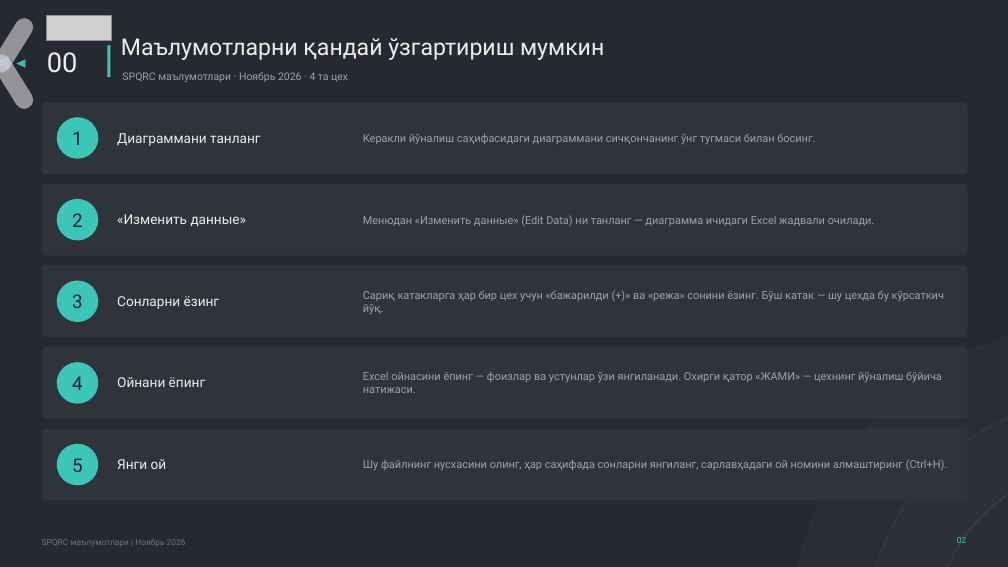
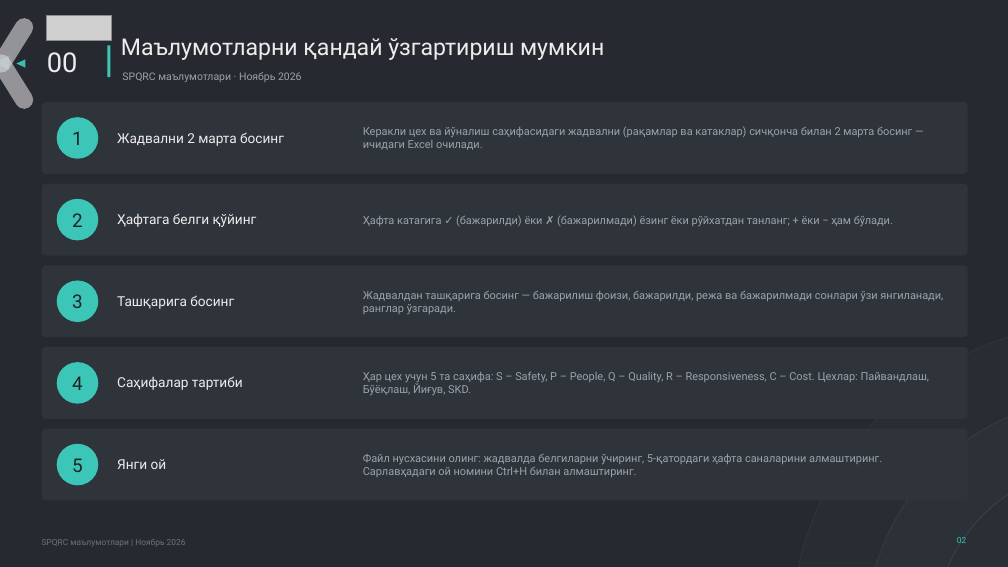
Before and after one commit to ula0740-ux/Loyha-, a slide deck: slide 2 of hisobot/spqrc/SPQRC_shablon.pptx. Drawn at 1008x567 pixels with LibreOffice and Linux fonts; fonts in the diff are those of the drawing; grey boxes stand for pictures. Boxes give left, top, right and bottom in pixels: in the first picture for what was removed or moved away, otherwise in the second. Text is boxed around its words. In the diff, an @@ line names an element or a change of style, - is before the commit and + after.

```diff
--- a/hisobot/spqrc/SPQRC_shablon.pptx
+++ b/hisobot/spqrc/SPQRC_shablon.pptx
@@ text at bbox=[122, 72, 302, 82]: text changed @@
-SPQRC маълумотлари · Ноябрь 2026 · 4 та цех
+SPQRC маълумотлари · Ноябрь 2026
@@ text at bbox=[117, 133, 284, 146]: text changed @@
-Диаграммани танланг
+Жадвални 2 марта босинг
@@ text at bbox=[363, 126, 912, 150]: text changed @@
-Керакли йўналиш саҳифасидаги диаграммани сичқончанинг ўнг тугмаси билан босинг.
+Керакли цех ва йўналиш саҳифасидаги жадвални (рақамлар ва катаклар) сичқонча билан 2 марта босинг — ичидаги Excel очилади.
@@ text at bbox=[117, 213, 257, 227]: text changed @@
-«Изменить данные»
+Ҳафтага белги қўйинг
@@ text at bbox=[363, 215, 893, 226]: text changed @@
-Менюдан «Изменить данные» (Edit Data) ни танланг — диаграмма ичидаги Excel жадвали очилади.
+Ҳафта катагига ✓ (бажарилди) ёки ✗ (бажарилмади) ёзинг ёки рўйхатдан танланг; + ёки − ҳам бўлади.
@@ text at bbox=[117, 295, 234, 309]: text changed @@
-Сонларни ёзинг
+Ташқарига босинг
@@ text at bbox=[363, 291, 943, 314]: text changed @@
-Сариқ катакларга ҳар бир цех учун «бажарилди (+)» ва «режа» сонини ёзинг. Бўш катак — шу цехда бу кўрсаткич йўқ.
+Жадвалдан ташқарига босинг — бажарилиш фоизи, бажарилди, режа ва бажарилмади сонлари ўзи янгиланади, ранглар ўзгаради.
@@ text at bbox=[117, 376, 243, 390]: text changed @@
-Ойнани ёпинг
+Саҳифалар тартиби
@@ text at bbox=[363, 372, 930, 395]: text changed @@
-Excel ойнасини ёпинг — фоизлар ва устунлар ўзи янгиланади. Охирги қатор «ЖАМИ» — цехнинг йўналиш бўйича натижаси.
+Ҳар цех учун 5 та саҳифа: S – Safety, P – People, Q – Quality, R – Responsiveness, C – Cost. Цехлар: Пайвандлаш, Бўёқлаш, Йиғув, SKD.
@@ text at bbox=[363, 454, 882, 477]: text changed @@
-Шу файлнинг нусхасини олинг, ҳар саҳифада сонларни янгиланг, сарлавҳадаги ой номини алмаштиринг (Ctrl+H).
+Файл нусхасини олинг: жадвалда белгиларни ўчиринг, 5-қатордаги ҳафта саналарини алмаштиринг. Сарлавҳадаги ой номини Ctrl+H билан алмаштиринг.
```
Also in this commit, not shown: 5 other slides changed, 15 slides added, 1 other file.
